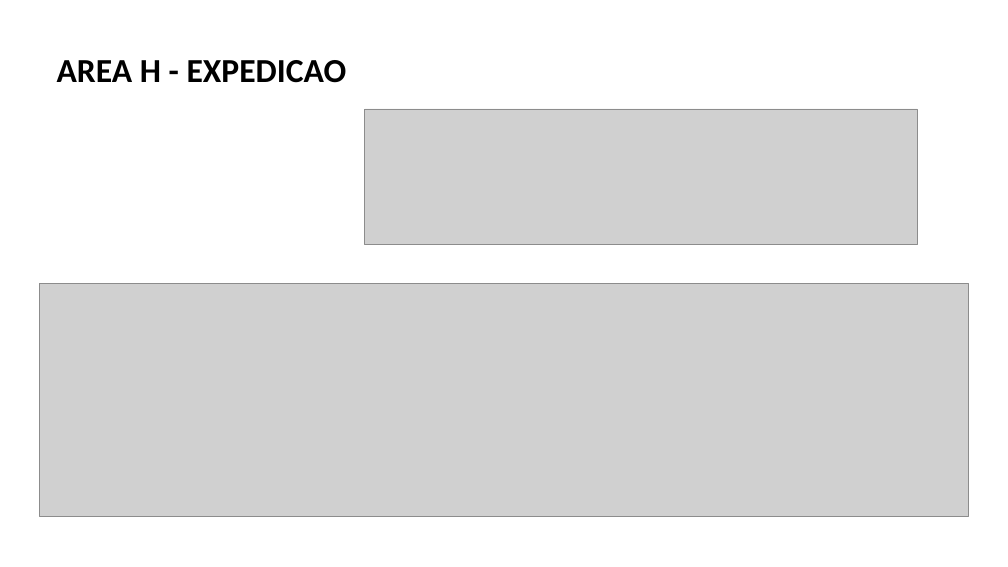
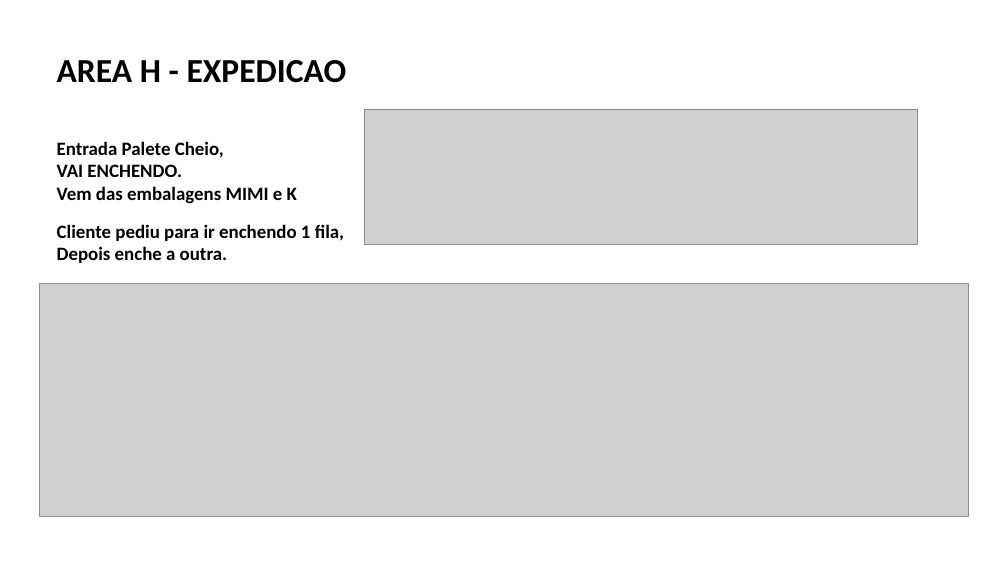
Before and after one commit to fdmartins/tunkers-warehouse-manager, a slide deck: slide 19 of docs/PROCESSO DETALHADO FABIO.pptx. Drawn at 1008x567 pixels with LibreOffice and Linux fonts; fonts in the diff are those of the drawing; grey boxes stand for pictures. Boxes give left, top, right and bottom in pixels: in the first picture for what was removed or moved away, otherwise in the second. Text is boxed around its words. In the diff, an @@ line names an element or a change of style, - is before the commit and + after.

```diff
--- a/docs/PROCESSO DETALHADO FABIO.pptx
+++ b/docs/PROCESSO DETALHADO FABIO.pptx
@@ text added at (57, 141, 297, 204), 18 pt, text #000000, bold @@
+Entrada Palete Cheio,
+VAI ENCHENDO.
+Vem das embalagens MIMI e K
@@ text added at (57, 224, 344, 263), 18 pt, text #000000, bold @@
+Cliente pediu para ir enchendo 1 fila,
+Depois enche a outra.
```
Also in this commit, not shown: 4 other slides changed, 4 slides added, 4 slides removed, 9 other files.
